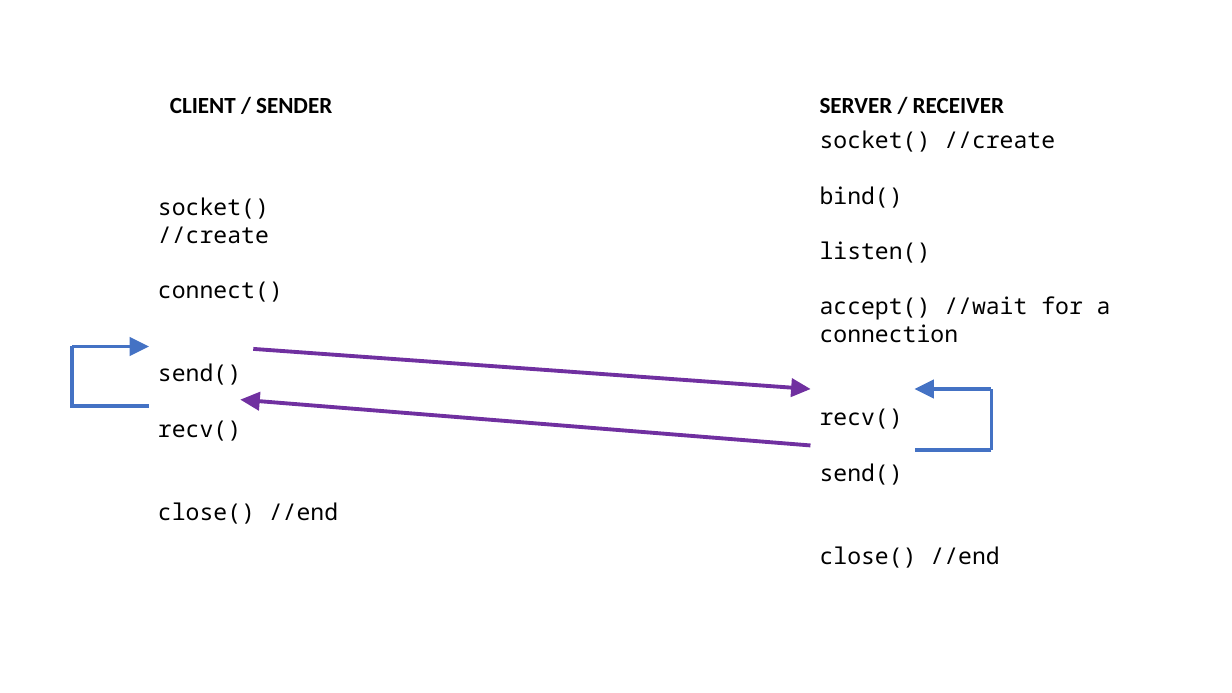
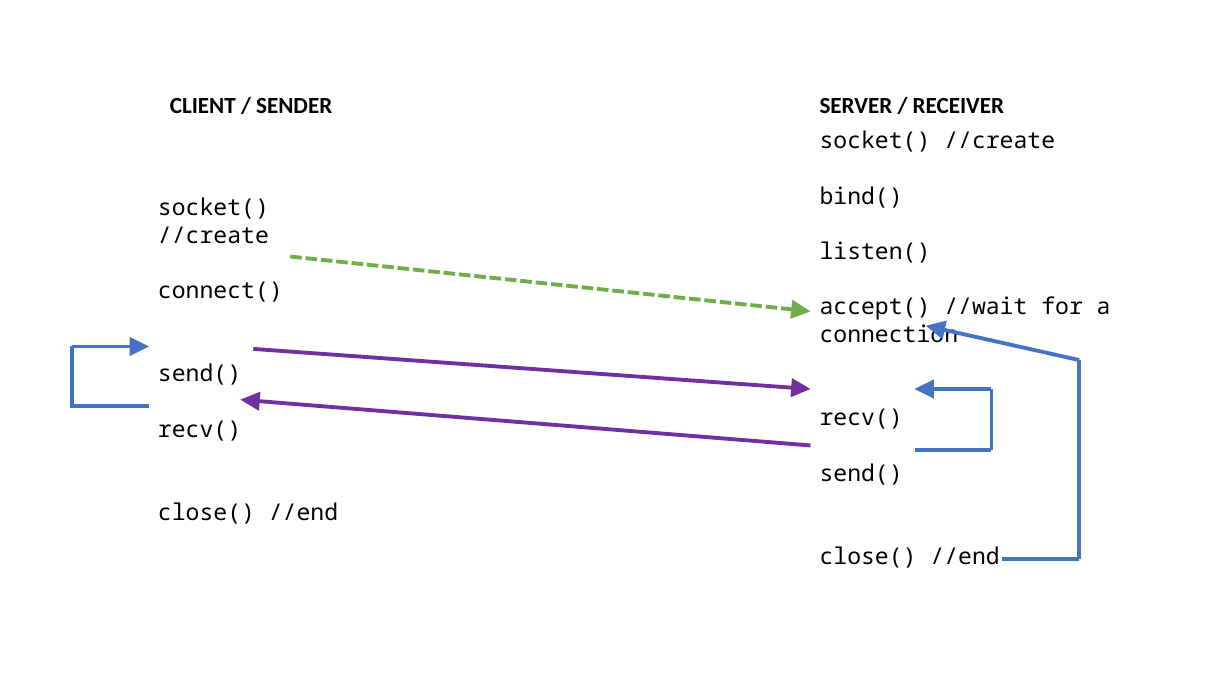
Before and after one commit to ArchitectingSoftware/CS472-Class-Files, a slide deck: slide 1 of socket-tutorial/Socket-Flow.pptx. Drawn at 1232x693 pixels with LibreOffice and Linux fonts; fonts in the diff are those of the drawing. Boxes give left, top, right and bottom in pixels: in the first picture for what was removed or moved away, otherwise in the second. Text is boxed around its words. In the diff, an @@ line names an element or a change of style, - is before the commit and + after.

Commit message:
socket slide added

```diff
--- a/socket-tutorial/Socket-Flow.pptx
+++ b/socket-tutorial/Socket-Flow.pptx
@@ arrow added from (290, 257) to (811, 311), #70AD47 3 pt dashed @@
@@ arrow added from (1080, 360) to (926, 326), #4472C4 3 pt @@
@@ line added from (1080, 360) to (1080, 559), #4472C4 3 pt @@
@@ line added from (1080, 559) to (1003, 559), #4472C4 3 pt @@
```
